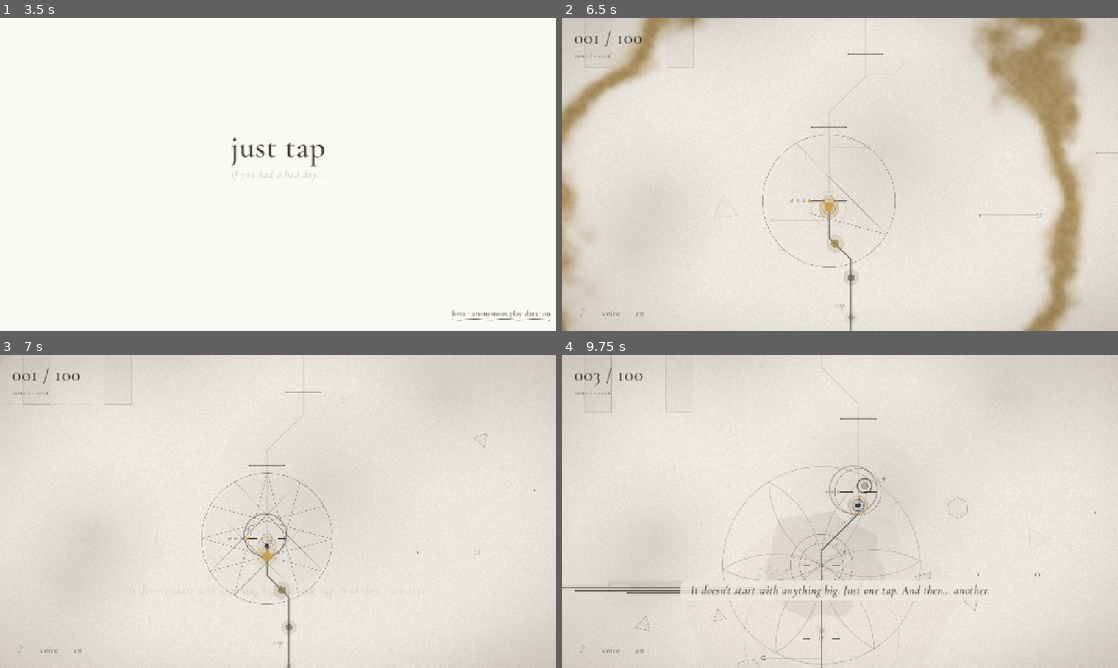
Above: before the commit, frames 1-4 (two rows, left to right).
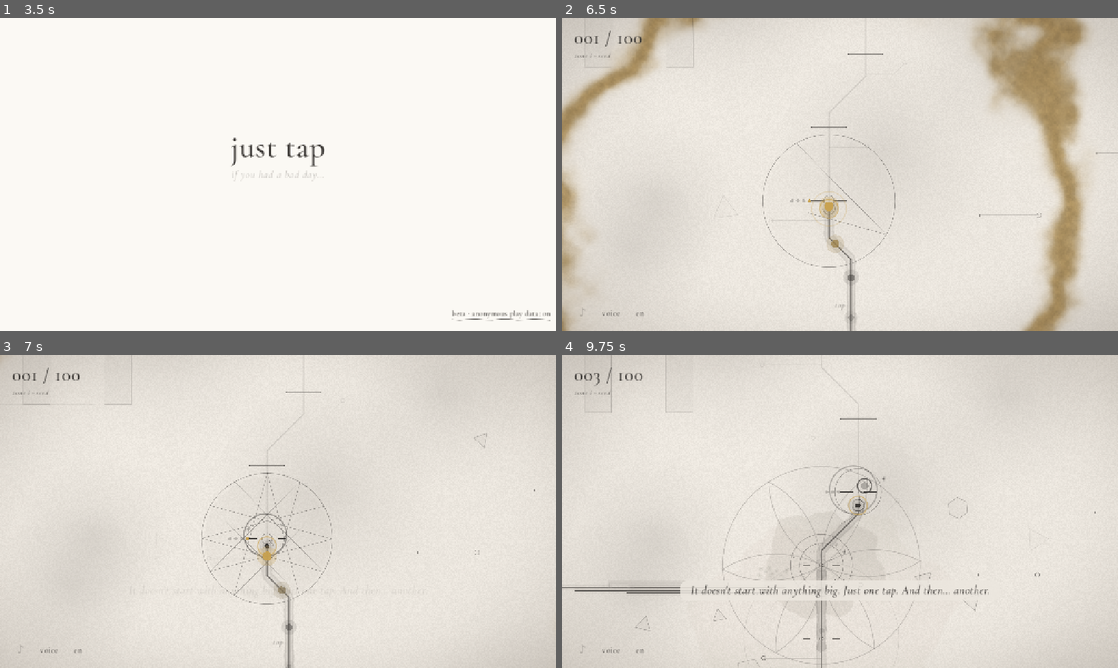
Above: after the commit, the same moments.

Repository: pablopalma/just-tap-repository
Game: Godot game, scene res://tools/trailer.tscn
The game is run twice, just before and just after one commit, with the same random seed, the same clock (stepped at 60 frames per second) and the same inputs. This scene is started directly instead of the project's main scene. Sound files missing from this copy of the repository are replaced by a short silence.
Inputs (mouse positions are in pixels of both pictures, inside the frame that each line leads up to):
- Up to frame 1 (3.5 s): click "beta · anonymous play data: on" at 0.5 s; click "beta · anonymous play data: o…" at 1.25 s; click "beta · anonymous play data: on" at 2 s; click "beta · anonymous play data: o…" at 2.75 s
- Up to frame 2 (6.5 s): tap Enter (ui_accept) at 3.5, 3.77, 4.07, 4.25, 4.52, 4.82 s; move the mouse to (812, 237) at 3.52 s; hold Space 3.53-4.28 s; hold Up (ui_up) 3.53-5 s; click (812, 237) at 3.67 s; move the mouse to (1006, 221) at 4.27 s; tap 1 at 4.35 s; click "♪" at 5 s; move the mouse to (673, 127) at 5.77 s; hold Left (ui_left) from 5.78 s (still down); hold Space from 5.78 s (still down)
- Up to frame 3 (7 s): keep holding Left (ui_left); move the mouse to (305, 511) at 6.52 s; release Space at 6.53 s; tap 1 at 6.6 s; click (305, 511) at 6.67 s; tap Enter (ui_accept) at 6.77 s
- Up to frame 4 (9.75 s): tap Enter (ui_accept) at 7.07, 7.52, 7.82, 8.27, 8.57 s; move the mouse to (756, 433) at 7.27 s; release Left (ui_left) at 7.28 s; hold Down (ui_down) 7.28-8.03 s; hold Space 7.28-8.03 s; move the mouse to (962, 495) at 8.02 s; hold Right (ui_right) 8.03-8.78 s; tap 1 at 8.1, 9.6 s; move the mouse to (728, 527) at 8.77 s; hold Up (ui_up) 8.78-9.53 s; hold Space 8.78-9.53 s; click (728, 527) at 8.92 s; move the mouse to (895, 442) at 9.52 s; hold Right (ui_right) from 9.53 s (still down)

Frame 1 is identical in both runs. In frame 2, less than 0.1% of the frame differs, in the area x 48-53%, y 63-100%; in frame 3, less than 0.1%; in frame 4, 0.3%, in the area x 45-53%, y 50-96%.

Commit message:
La luz deja un rastro de acuarela sobre la línea
Un trazo bajo la tinta en el color del tramo que cruza: granulado, con el
pigmento juntado en los bordes, irregular donde corrió el agua y más
pálido donde el pincel se seca. Cada nota acertada deja una pequeña
mancha de pigmento. En la oscuridad, el rastro es de luz.

Co-Authored-By: Claude Opus 5.5 <noreply@anthropic.com>

Diff:
--- a/scripts/main.gd
+++ b/scripts/main.gd
@@ -21,6 +21,8 @@
 var figure
 ## In the demo's dark, cymatics in paint instead of the sacred geometry (scripts/world/cymatics_figure.gd).
 var cymatics: CymaticsFigure
+## The watercolour the light leaves on the line as it climbs (scripts/world/paint_trail.gd).
+var paint_trail: PaintTrail
 var shapes
 var star
 var forks
@@ -183,6 +185,8 @@
 	figure.path = path
 	cymatics = _node("Cymatics", "res://scripts/world/cymatics_figure.gd")
 	cymatics.path = path
+	paint_trail = _node("PaintTrail", "res://scripts/world/paint_trail.gd")
+	paint_trail.path = path
 	path_view = _node("Path", "res://scripts/world/path_view.gd")
 	path_view.setup(path)
 	gates = _node("Gates", "res://scripts/world/gates.gd")
@@ -198,6 +202,7 @@
 	star.burst.connect(_on_star_burst)
 	tip = _node("Tip", "res://scripts/world/tip.gd")
 	tip.path = path
+	paint_trail.tip = tip
 	fx = _node("FX", "res://scripts/world/fx.gd")
 	fx.font = UIStyle.italic()
 	tip.font = fx.font
@@ -208,7 +213,9 @@
 		phrase_line.tip = tip
 		phrase_line.z_index = 4
 		phrase_line.phrase_done.connect(_on_phrase_done)
-		phrase_line.note_played.connect(func(deg: int) -> void: cymatics.note(deg))
+		phrase_line.note_played.connect(func(deg: int) -> void:
+			cymatics.note(deg)
+			paint_trail.bloom())
 	spark.tip = tip
 	spark.visible = false
 	spark.landed.connect(_on_spark_landed)
@@ -1118,6 +1125,7 @@
 	forks.reset()
 	figure.reset()
 	cymatics.reset()
+	paint_trail.reset()
 	shapes.clear()
 	fx.clear()
 	washes.clear()
@@ -1389,6 +1397,7 @@
 	forks.reset()
 	figure.reset()
 	cymatics.reset()
+	paint_trail.reset()
 	shapes.clear()
 	fx.clear()
 	washes.clear()
--- /dev/null
+++ b/scripts/world/paint_trail.gd
@@ -0,0 +1,108 @@
+class_name PaintTrail
+extends Node2D
+## The light leaves a trail of watercolour on the line as it climbs (shaders/paint_stroke.gdshader):
+## a stroke under the ink, in the colour of the stretch it crosses (Palette.paint_col: grey washes at
+## first, the chapters' colours as they come back), granulated, pooled at the edges, ragged where the
+## water ran. Every note caught drops a small bloom of pigment where the light is.
+
+const STEP := 6.0           # px between the stroke's points
+const WIDTH := 22.0
+const BLOOM_LIFE := 2.2
+
+var path: PathData
+var tip: Node2D
+
+var _strokes: Array[Line2D] = []
+var _barrier := -1          # the barrier the current stroke leads to
+var _done := 0.0            # how far along the line the strokes reach
+var _mat: ShaderMaterial
+var _blooms: Array[Dictionary] = []   # {p, col, t, r}
+var _tex: ImageTexture      # plain white: a Line2D only gives the shader its UV when it has a texture
+
+
+func _ready() -> void:
+	_mat = ShaderMaterial.new()
+	_mat.shader = load("res://shaders/paint_stroke.gdshader")
+	var img := Image.create(4, 4, false, Image.FORMAT_RGBA8)
+	img.fill(Color.WHITE)
+	_tex = ImageTexture.create_from_image(img)
+
+
+func reset() -> void:
+	for s in _strokes:
+		s.queue_free()
+	_strokes.clear()
+	_barrier = -1
+	_done = 0.0
+	_blooms.clear()
+
+
+## A note caught: a small bloom of pigment where the light is.
+func bloom() -> void:
+	if tip == null:
+		return
+	var col := _col(GameState.stage)
+	_blooms.append({"p": tip.position + Vector2(randf_range(-6, 6), randf_range(-6, 6)), "col": col, "t": 0.0,
+		"r": randf_range(16.0, 26.0), "s": randf() * 100.0})
+
+
+func _col(n: int) -> Color:
+	var c := Palette.paint_col(Zones.of(n), n)
+	if BuildFlags.is_dark(n):
+		c = Palette.GOLD.lightened(0.2)   # in the dark, the trail is light
+	elif Palette.chapter_of(n) == 0:
+		c = c.darkened(0.12)   # the grey washes, a little deeper so they read on the grey paper
+	return c
+
+
+func _process(delta: float) -> void:
+	if path == null or tip == null:
+		return
+	var at: float = tip.lit
+	if at < _done - 1.0:
+		reset()   # a new game, or a jump back
+	# a new stroke for each barrier's stretch, in its colour
+	if GameState.stage != _barrier:
+		_barrier = GameState.stage
+		var s := Line2D.new()
+		s.width = WIDTH
+		s.default_color = _col(_barrier)
+		s.joint_mode = Line2D.LINE_JOINT_ROUND
+		s.begin_cap_mode = Line2D.LINE_CAP_ROUND
+		s.end_cap_mode = Line2D.LINE_CAP_ROUND
+		s.antialiased = true
+		s.texture = _tex
+		s.texture_mode = Line2D.LINE_TEXTURE_STRETCH
+		var m := _mat.duplicate() as ShaderMaterial
+		m.set_shader_parameter("seed", float(_barrier) * 1.7)
+		m.set_shader_parameter("strength", 0.8 if BuildFlags.is_dark(_barrier) else 0.7)
+		s.material = m
+		add_child(s)
+		if _done > 0.0:
+			s.add_point(path.pos_at(_done))
+		_strokes.append(s)
+	var cur: Line2D = _strokes[-1]
+	while _done + STEP <= at:
+		_done += STEP
+		cur.add_point(path.pos_at(_done))
+	for b in _blooms:
+		b.t += delta
+	_blooms = _blooms.filter(func(b: Dictionary) -> bool: return b.t < BLOOM_LIFE)
+	queue_redraw()
+
+
+## The blooms: a drop of pigment spreading into wet paper, its edge darker, fading as it dries.
+func _draw() -> void:
+	for b in _blooms:
+		var k: float = b.t / BLOOM_LIFE
+		var r: float = b.r * (0.4 + 0.6 * (1.0 - pow(1.0 - k, 3.0)))
+		var a := (1.0 - k) * 0.35
+		var col: Color = b.col
+		var pts := PackedVector2Array()
+		for i in 20:
+			var ang := TAU * i / 20.0
+			var wob := 1.0 + 0.18 * sin(ang * 3.0 + b.s) + 0.1 * sin(ang * 7.0 + b.s * 2.0)
+			pts.append(b.p + Vector2.from_angle(ang) * r * wob)
+		draw_colored_polygon(pts, Color(col, a * 0.5))
+		pts.append(pts[0])
+		draw_polyline(pts, Color(col.darkened(0.15), a), 1.6, true)
--- /dev/null
+++ b/shaders/paint_stroke.gdshader
@@ -0,0 +1,50 @@
+shader_type canvas_item;
+// A watercolour stroke along a Line2D (scripts/world/paint_trail.gd): pigment pooled darker at the
+// stroke's edges, granulated in the paper's tooth, its edges ragged where the water ran, thinner and
+// paler in places like a brush running dry. UV.y goes across the stroke; the world position (taken
+// in vertex()) drives the noise, so the texture stays put on the paper as the stroke grows.
+
+uniform float strength = 0.55;   // how much pigment
+uniform float seed = 0.0;
+
+varying vec2 world;
+
+float hash(vec2 p) {
+	return fract(sin(dot(p, vec2(127.1, 311.7)) + seed) * 43758.5453);
+}
+
+float noise(vec2 p) {
+	vec2 i = floor(p);
+	vec2 f = fract(p);
+	vec2 u = f * f * (3.0 - 2.0 * f);
+	return mix(mix(hash(i), hash(i + vec2(1.0, 0.0)), u.x), mix(hash(i + vec2(0.0, 1.0)), hash(i + vec2(1.0, 1.0)), u.x), u.y);
+}
+
+float fbm(vec2 p) {
+	float v = 0.0;
+	float a = 0.5;
+	for (int k = 0; k < 4; k++) {
+		v += a * noise(p);
+		p = p * 2.03 + vec2(4.1, 1.3);
+		a *= 0.5;
+	}
+	return v;
+}
+
+void vertex() {
+	world = VERTEX;
+}
+
+void fragment() {
+	float across = abs(UV.y * 2.0 - 1.0);
+	// ragged edges: where the water ran, the stroke is wider or narrower
+	float ragged = (fbm(world * 0.045) - 0.5) * 0.55 + (fbm(world * 0.21) - 0.5) * 0.2;
+	float inside = 1.0 - smoothstep(0.72, 0.98, across + ragged);
+	// pigment pools at the edges of a wash, lighter in the middle
+	float pool = 0.55 + 0.45 * smoothstep(0.45, 0.85, across + ragged * 0.5);
+	// granulation and the brush running dry in places
+	float grain = 0.75 + 0.25 * fbm(world * 0.6);
+	float dry = 0.65 + 0.35 * smoothstep(0.25, 0.7, fbm(world * 0.012 + 3.0));
+	float a = inside * pool * grain * dry * strength;
+	COLOR = vec4(COLOR.rgb, a * COLOR.a);
+}
Not shown, added: scripts/world/paint_trail.gd.uid
Not shown, added: shaders/paint_stroke.gdshader.uid
